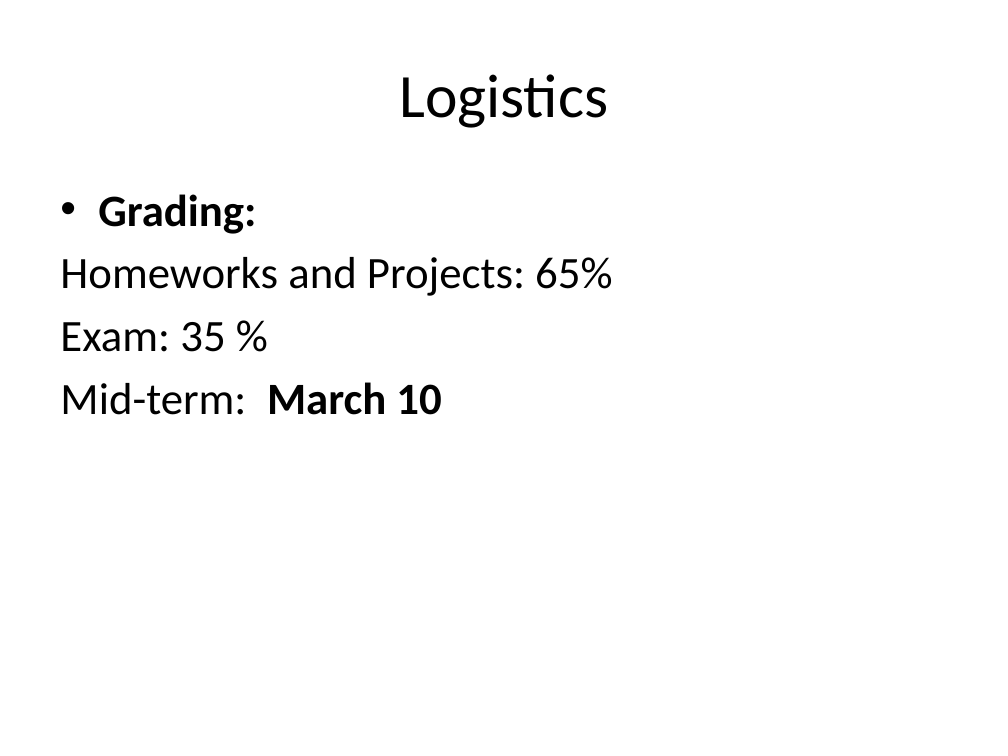
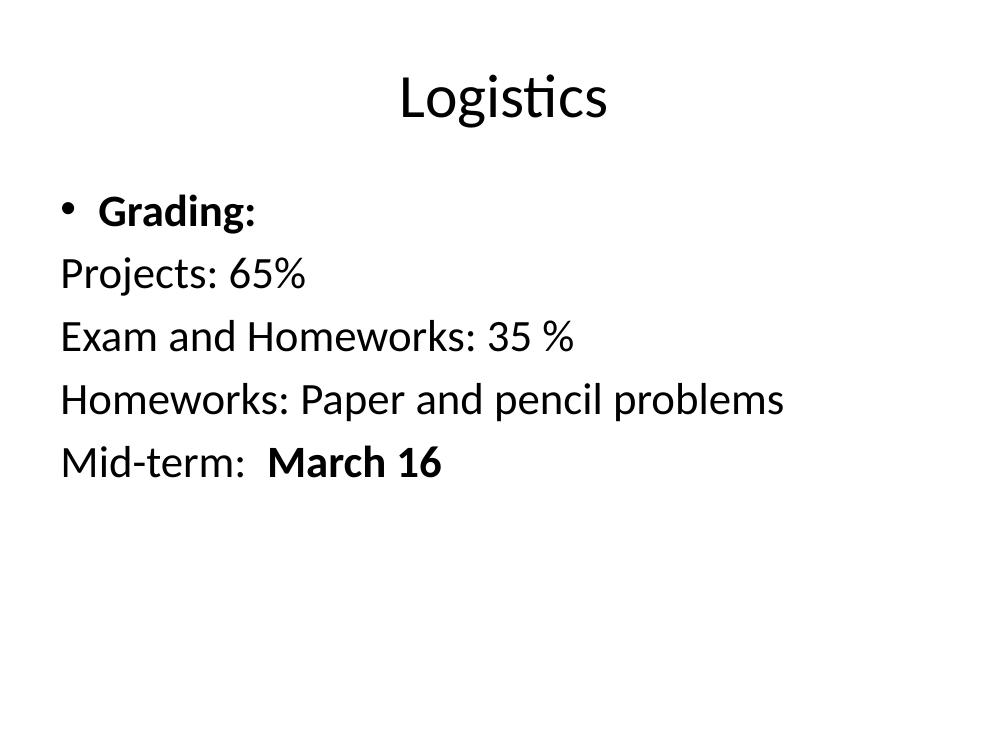
Before and after one commit to amitrokh/CMSC498F, a slide deck: slide 3 of lectures/week_1/Intro.pptx. Drawn at 1008x756 pixels with LibreOffice and Linux fonts; fonts in the diff are those of the drawing. Boxes give left, top, right and bottom in pixels: in the first picture for what was removed or moved away, otherwise in the second. Text is boxed around its words. In the diff, an @@ line names an element or a change of style, - is before the commit and + after.

```diff
--- a/lectures/week_1/Intro.pptx
+++ b/lectures/week_1/Intro.pptx
@@ text at [60,257,784,478]: text changed @@
-Homeworks and Projects: 65%
-Exam: 35 %
-Mid-term: March 10
+Projects: 65%
+Exam and Homeworks: 35 %
+Homeworks: Paper and pencil problems
+Mid-term: March 16
```
Also in this commit, not shown: 12 other slides changed.
